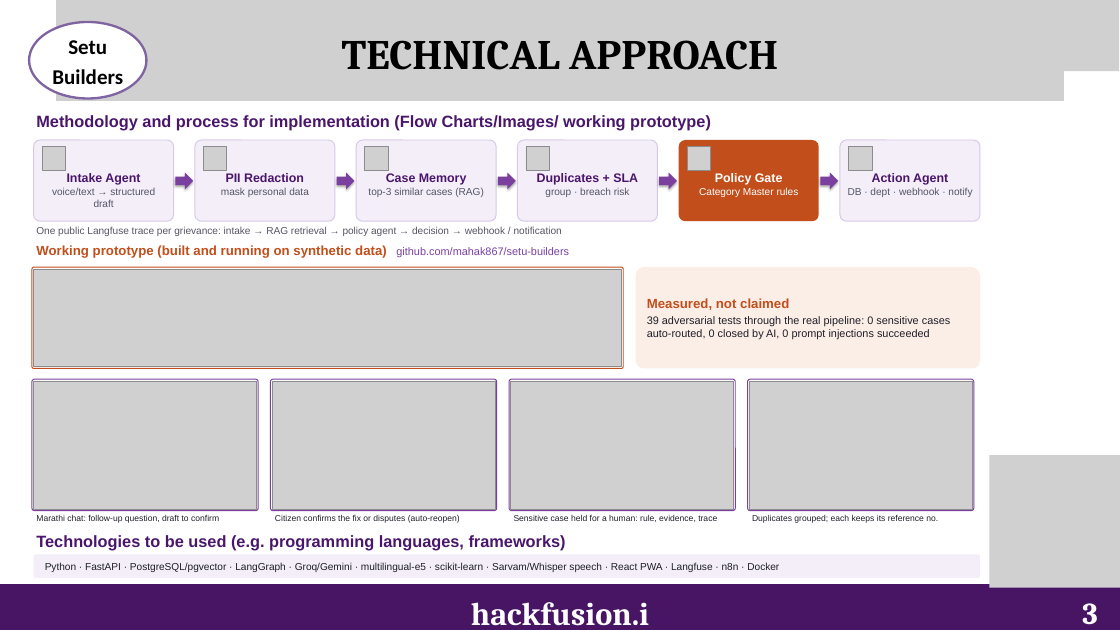
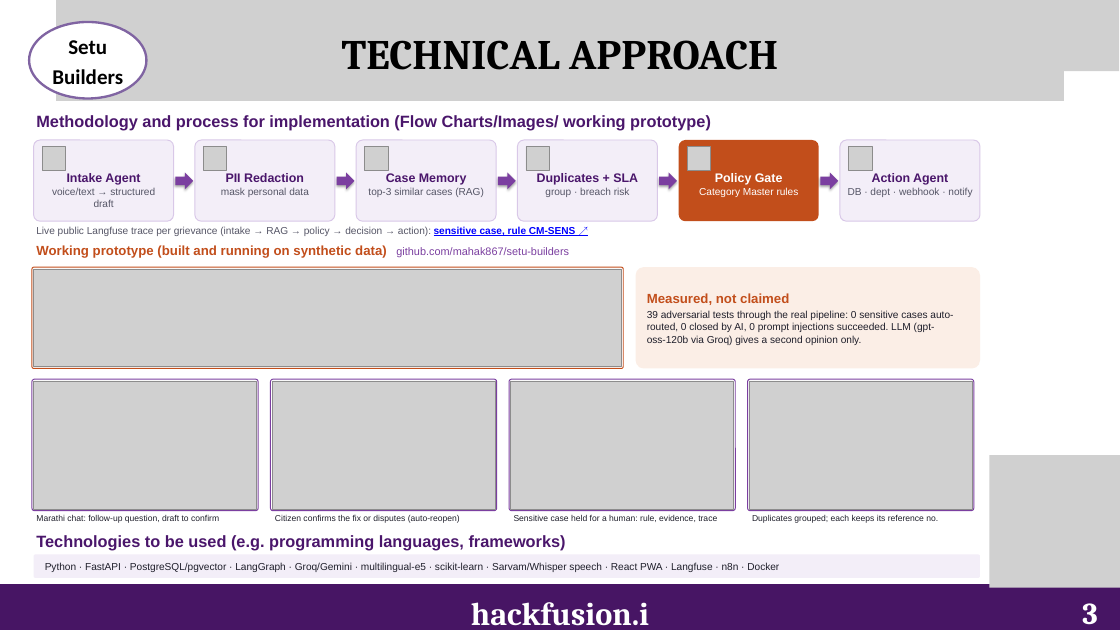
Before and after one commit to mahak867/setu-builders, a slide deck: slide 3 of docs/round1/Setu_Builders_HackFusion4.pptx. Drawn at 1120x630 pixels with LibreOffice and Linux fonts; fonts in the diff are those of the drawing; grey boxes stand for pictures. Boxes give left, top, right and bottom in pixels: in the first picture for what was removed or moved away, otherwise in the second. Text is boxed around its words. In the diff, an @@ line names an element or a change of style, - is before the commit and + after.

Commit message:
Add Groq LLM second opinion and Langfuse OpenTelemetry tracing; public demo traces

```diff
--- a/docs/round1/Setu_Builders_HackFusion4.pptx
+++ b/docs/round1/Setu_Builders_HackFusion4.pptx
@@ text at box(36, 226, 576, 236): text changed @@
-One public Langfuse trace per grievance: intake → RAG retrieval → policy agent → decision → webhook / notification
+Live public Langfuse trace per grievance (intake → RAG → policy → decision → action): sensitive case, rule CM-SENS ↗
@@ text at box(647, 311, 953, 345): text changed; size 14 to 13 pt @@
-39 adversarial tests through the real pipeline: 0 sensitive cases auto-routed, 0 closed by AI, 0 prompt injections succeeded
+39 adversarial tests through the real pipeline: 0 sensitive cases auto-routed, 0 closed by AI, 0 prompt injections succeeded. LLM (gpt-oss-120b via Groq) gives a second opinion only.
```
Also in this commit, not shown: 5 other files.
